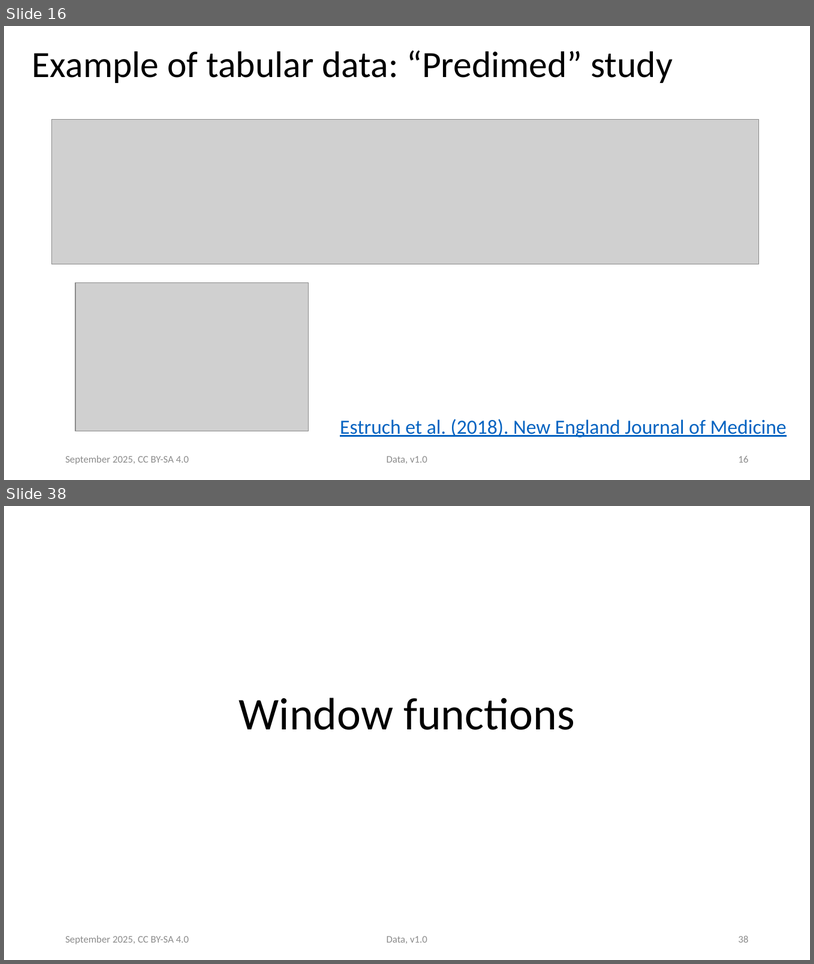
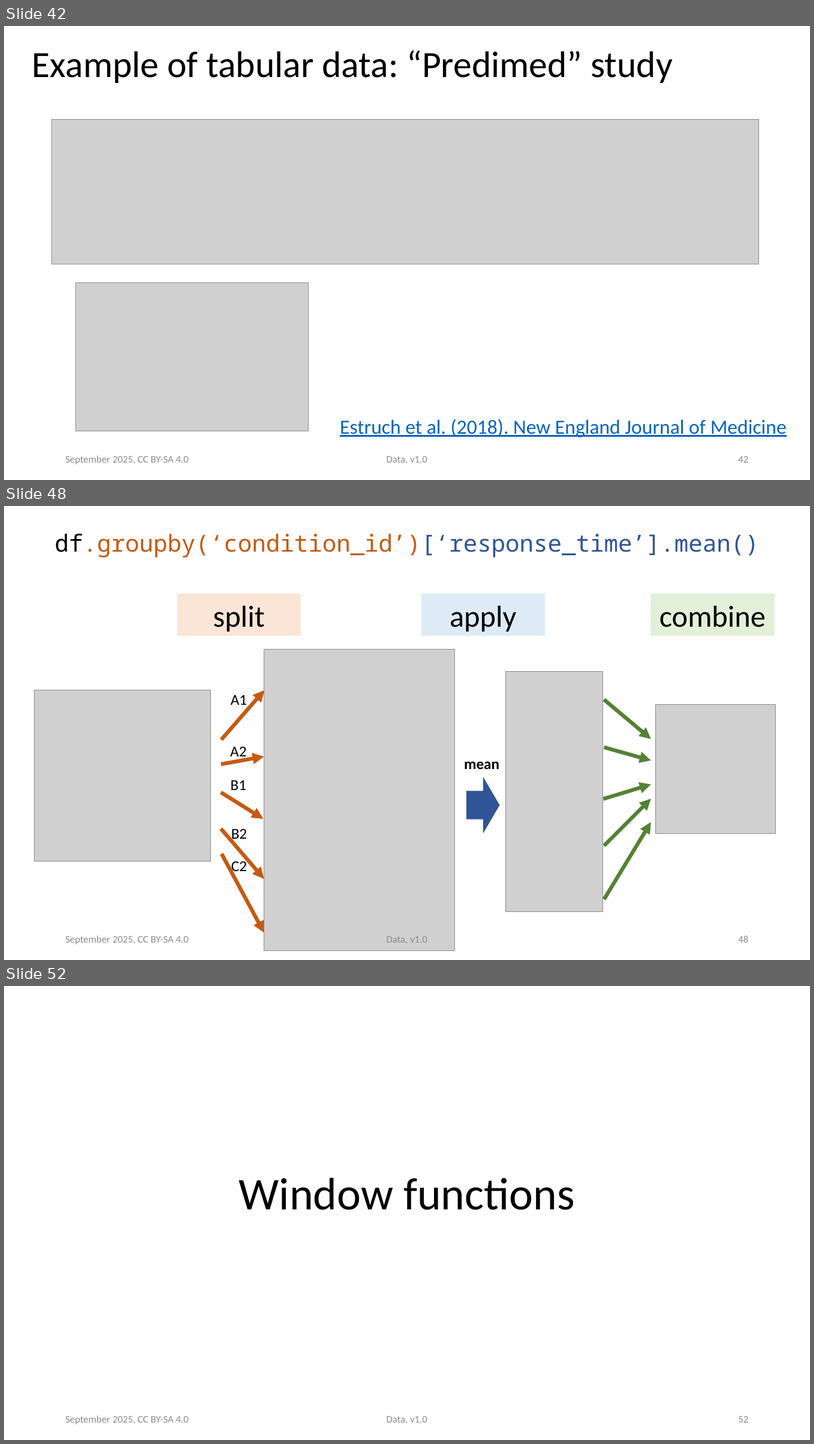
Before and after one commit to ASPP/data_class, a slide deck: tabular_data.pptx. Shown one above the other, each under a label of ours: slides 16 and 38 before the commit, slides 42, 48 and 52 after it; the slides between them are not shown. The pictures are 814x964 and 814x1444 pixels, drawn with LibreOffice and Linux fonts; fonts in the diff are those of the drawing; grey boxes stand for pictures. Boxes give left, top, right and bottom in pixels: in the first picture for what was removed or moved away, otherwise in the second. Text is boxed around its words. In the diff, an @@ line names an element or a change of style, - is before the commit and + after.

Commit message:
changes in the tabular_data pptx, restructuring and idea of new part

```diff
--- a/tabular_data.pptx
+++ b/tabular_data.pptx
@@ slide 48 added at [4,506,810,960], background #FFFFFF @@
@@ text added at [55,534,759,558], 28 pt, text #C55A11 @@
+df.groupby(‘condition_id’)[‘response_time’].mean()
@@ rectangle added at [177,594,300,636], fill #FBE5D6, 36 pt, text #000000 @@
+split
@@ rectangle added at [422,594,545,636], fill #DEEBF7, 36 pt, text #000000 @@
+apply
@@ rectangle added at [651,594,775,636], fill #E2F0D9, 36 pt, text #000000 @@
+combine
@@ picture added at [264,649,455,950] @@
@@ picture added at [506,671,603,912] @@
@@ picture added at [34,690,210,861] @@
@@ arrow added from (222, 739) to (265, 690), #C55A11 4.5 pt @@
@@ text added at [231,694,247,709], 18 pt, text #000000 @@
+A1
@@ arrow added from (605, 700) to (651, 739), #548235 4.5 pt @@
@@ picture added at [656,705,776,834] @@
@@ arrow added from (221, 764) to (264, 756), #C55A11 4.5 pt @@
@@ text added at [230,746,246,760], 18 pt, text #000000 @@
+A2
@@ arrow added from (605, 747) to (651, 760), #548235 4.5 pt @@
@@ text added at [464,761,500,769], 18 pt, text #000000, bold @@
+mean
@@ arrow added from (221, 792) to (264, 819), #C55A11 4.5 pt @@
@@ text added at [231,780,246,790], 18 pt, text #000000 @@
+B1
@@ right arrow added at [467,777,500,833], fill #2F5597 @@
@@ arrow added from (603, 799) to (651, 784), #548235 4.5 pt @@
@@ arrow added from (605, 846) to (651, 799), #548235 4.5 pt @@
@@ arrow added from (221, 828) to (264, 879), #C55A11 4.5 pt @@
@@ text added at [231,828,247,842], 18 pt, text #000000 @@
+B2
@@ arrow added from (605, 899) to (651, 822), #548235 4.5 pt @@
@@ arrow added from (222, 854) to (264, 933), #C55A11 4.5 pt @@
@@ text added at [231,858,247,874], 18 pt, text #000000 @@
+C2
@@ text added at [65,935,189,944], 12 pt, text #8B8B8B @@
+September 2025, CC BY-SA 4.0
@@ text added at [387,936,428,943], 12 pt, text #8B8B8B @@
+Data, v1.0
@@ page number added at [738,935,749,942], 12 pt, text #8B8B8B @@
+48
@@ what was slide 16 is now slide 42 @@
@@ page number at [738,456,749,462]: text changed @@
-16
+42
@@ what was slide 38 is now slide 52 @@
@@ page number at [738,1416,749,1422]: text changed @@
-38
+52
```
Also in this commit, not shown: 22 slides changed, 11 other slides added, 2 slides removed.
